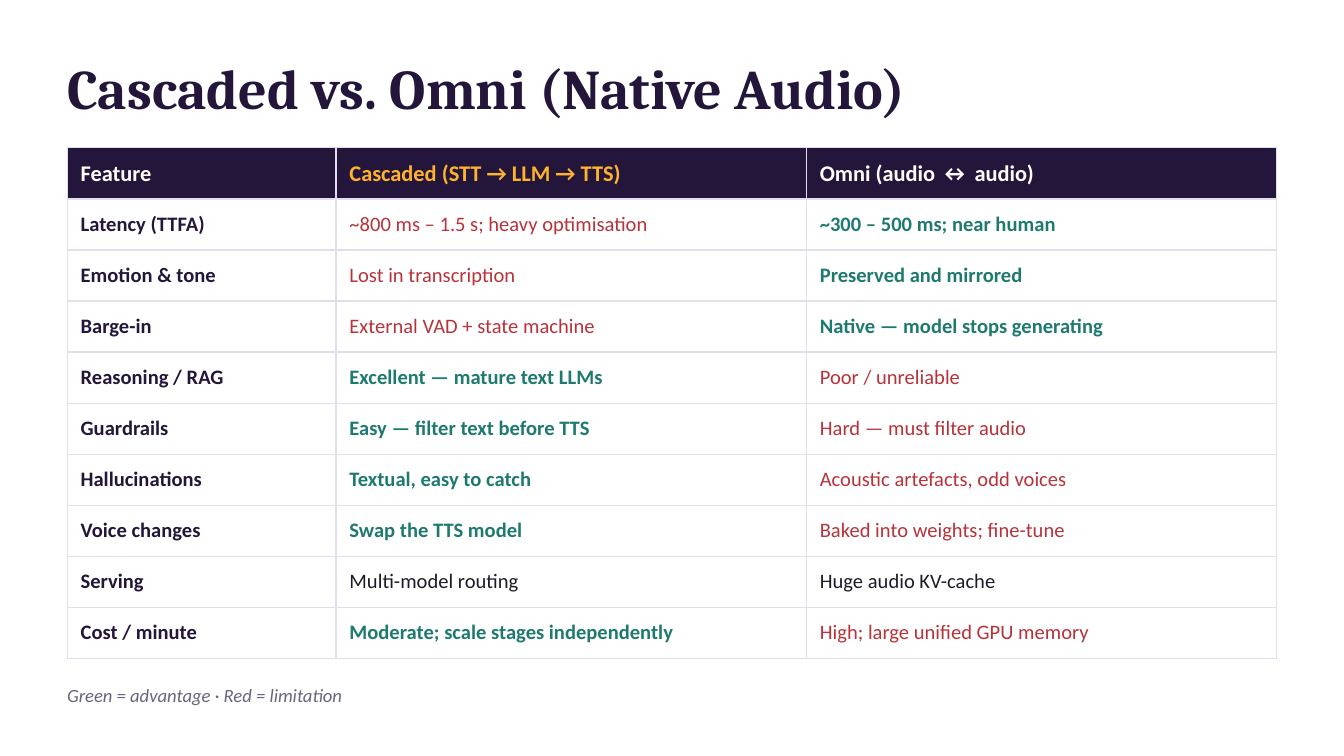
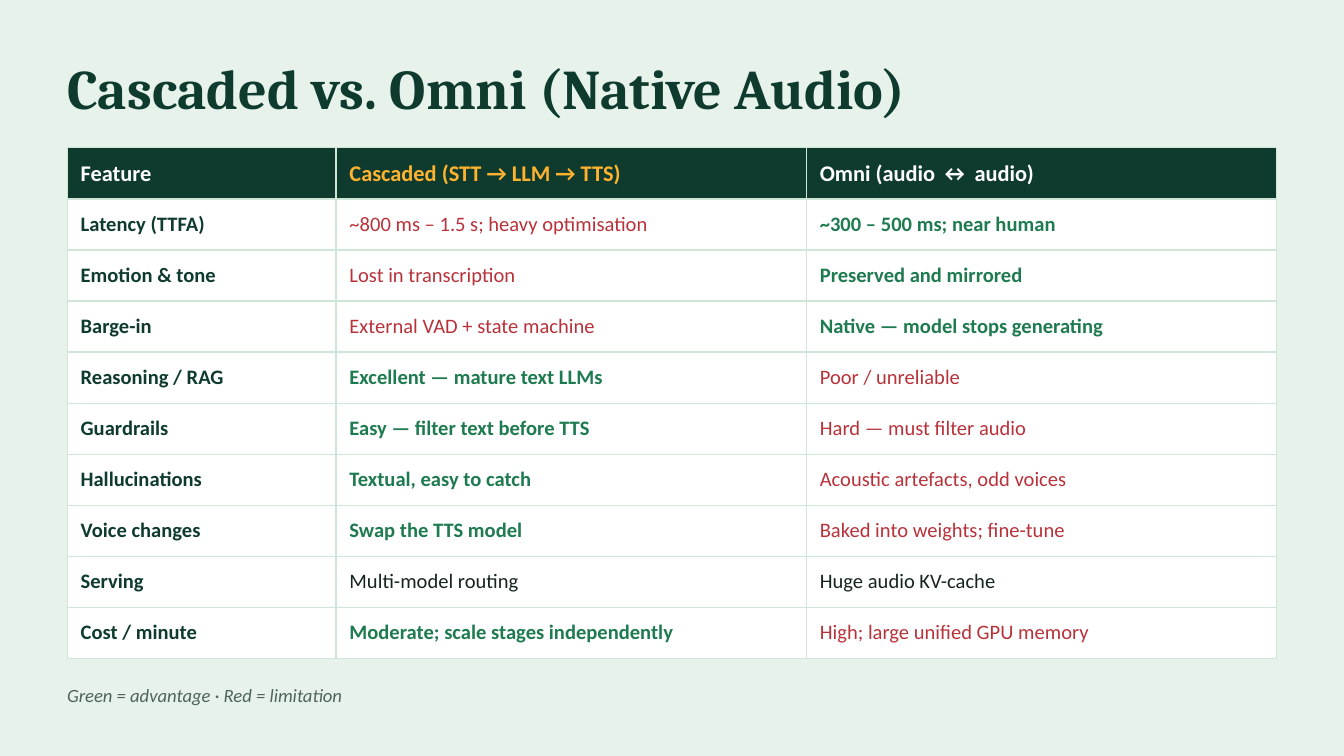
Before and after one commit to wilfredijaa-cmyk/voice, a slide deck: slide 5 of cascaded-voice-ai.pptx (slide 4 before the commit). Drawn at 1344x756 pixels with LibreOffice and Linux fonts; fonts in the diff are those of the drawing. Boxes give left, top, right and bottom in pixels: in the first picture for what was removed or moved away, otherwise in the second. Text is boxed around its words. In the diff, an @@ line names an element or a change of style, - is before the commit and + after.

```diff
--- a/cascaded-voice-ai.pptx
+++ b/cascaded-voice-ai.pptx
@@ background #FFFFFF to #E6F2EA @@
@@ text "Cascaded vs. Omni (Native Audio)" at bbox=[67, 68, 906, 118]: text colour #24163A to #0E3B2E @@
@@ table at bbox=[67, 148, 1277, 647] @@
@@ fill #24163A to #0E3B2E in row 1 @@
@@ text colour #24163A to #0E3B2E in "Latency (TTFA)", "Emotion & tone", "Barge-in", "Reasoning / RAG" and 5 more places @@
@@ text colour #1E7A6F to #1E7A4F in "~300 – 500 ms; near human", "Preserved and mirrored", "Native — model stops generating", "Excellent — mature text LLMs" and 4 more places @@
@@ text colour #1E1A28 to #15241E in "Multi-model routing", "Huge audio KV-cache" @@
@@ borders changed @@
@@ text "Green = advantage · Red ..." at bbox=[67, 689, 343, 705]: text colour #6B6480 to #4F6559 @@
```
Also in this commit, not shown: 4 other slides changed, 1 slide added, 1 other file.
